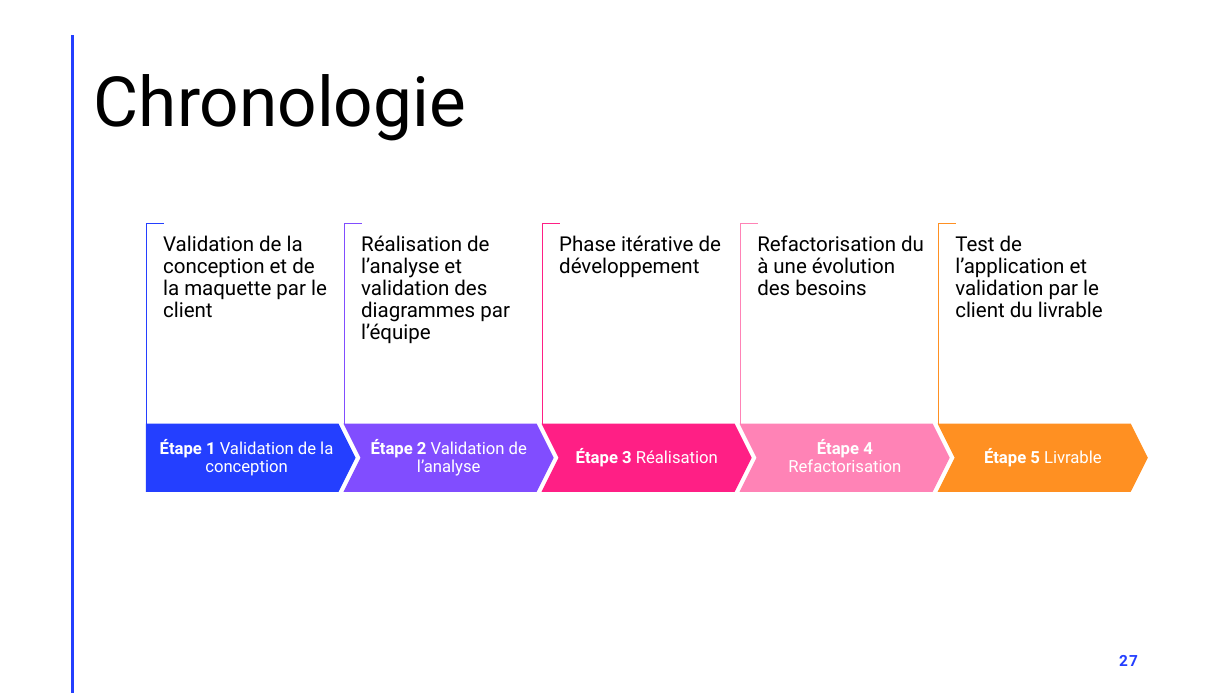
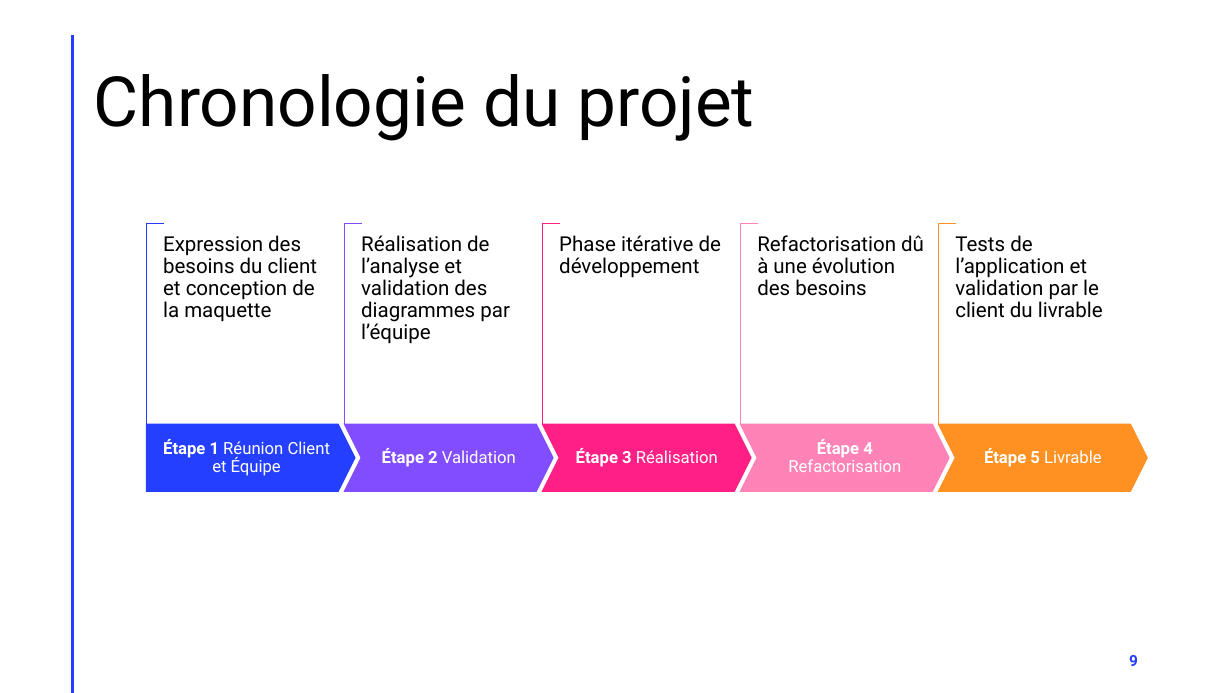
Before and after one commit to GreenHawk-99/AppGreta, a slide deck: slide 9 of doc/GRETA Suivi Séance.pptx (slide 27 before the commit). Drawn at 1232x693 pixels with LibreOffice and Linux fonts; fonts in the diff are those of the drawing. Boxes give left, top, right and bottom in pixels: in the first picture for what was removed or moved away, otherwise in the second. Text is boxed around its words. In the diff, an @@ line names an element or a change of style, - is before the commit and + after.

```diff
--- a/doc/GRETA Suivi Séance.pptx
+++ b/doc/GRETA Suivi Séance.pptx
@@ title at [94, 74, 754, 141]: text changed @@
-Chronologie
+Chronologie du projet
@@ text at [163, 235, 318, 322]: text changed @@
-Validation de la conception et de la maquette par le client
+Expression des besoins du client et conception de la maquette
@@ text at [757, 235, 924, 296]: text changed @@
-Refactorisation du à une évolution des besoins
+Refactorisation dû à une évolution des besoins
@@ text at [955, 235, 1103, 318]: text changed @@
-Test de l’application et validation par le client du livrable
+Tests de l’application et validation par le client du livrable
@@ text at [163, 439, 330, 476]: text changed @@
-Étape 1 Validation de la conception
+Étape 1 Réunion Client et Équipe
@@ text at [382, 448, 516, 467]: text changed @@
-Étape 2 Validation de l’analyse
+Étape 2 Validation
@@ page number at [1129, 655, 1138, 666]: text changed @@
-27
+9
```
Also in this commit, not shown: 12 other slides changed, 2 slides added, 2 slides removed, 1 other file.
